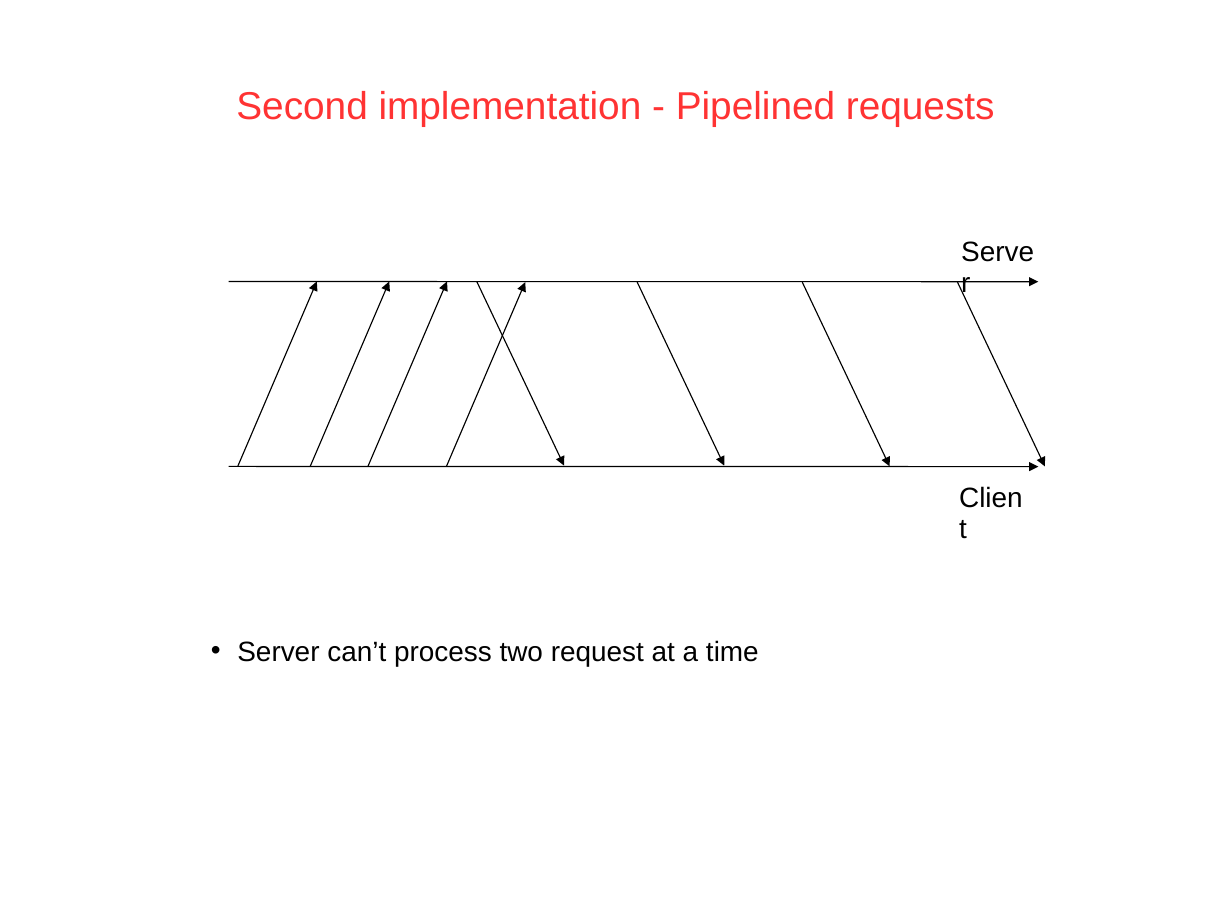
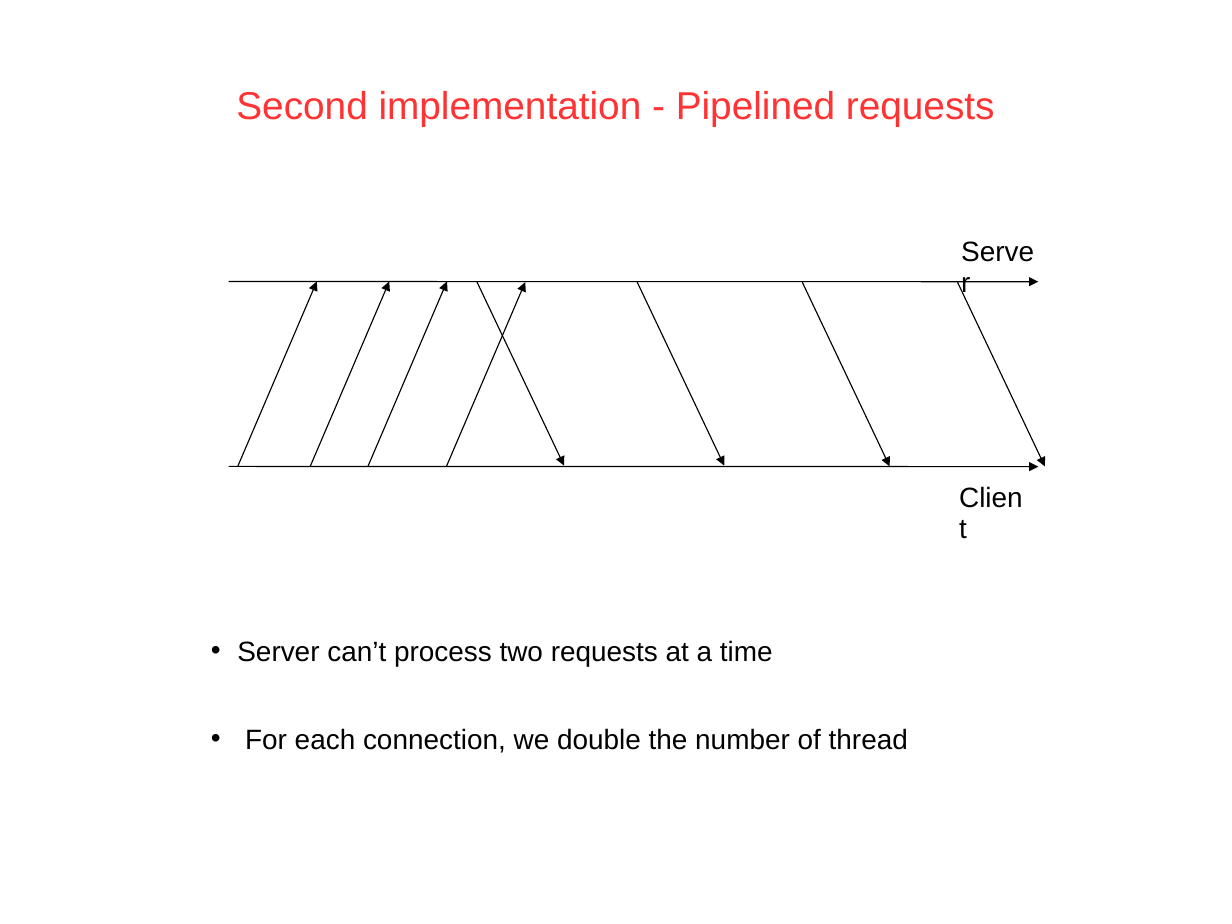
Before and after one commit to PatrickAndrade/top2developers, a slide deck: slide 11 of ProjectMidTermPresentation.odp. Drawn at 1232x924 pixels with LibreOffice and Linux fonts; fonts in the diff are those of the drawing; background and template pictures are left out. Boxes give left, top, right and bottom in pixels: in the first picture for what was removed or moved away, otherwise in the second. Text is boxed around its words. In the diff, an @@ line names an element or a change of style, - is before the commit and + after.

```diff
--- a/ProjectMidTermPresentation.odp
+++ b/ProjectMidTermPresentation.odp
@@ free "Server can’t process two requests ...": place and size @@
-free "Server can’t process two requests ..." at box(200, 574, 920, 673)
+free "Server can’t process two requests ..." at box(200, 574, 920, 760)
@@ text in free at box(237, 640, 908, 753): text changed @@
-• Server can’t process two request at a time
+• Server can’t process two requests at a time
+• For each connection, we double the number of thread
```
Also in this commit, not shown: 1 other slide changed, 1 other file.
